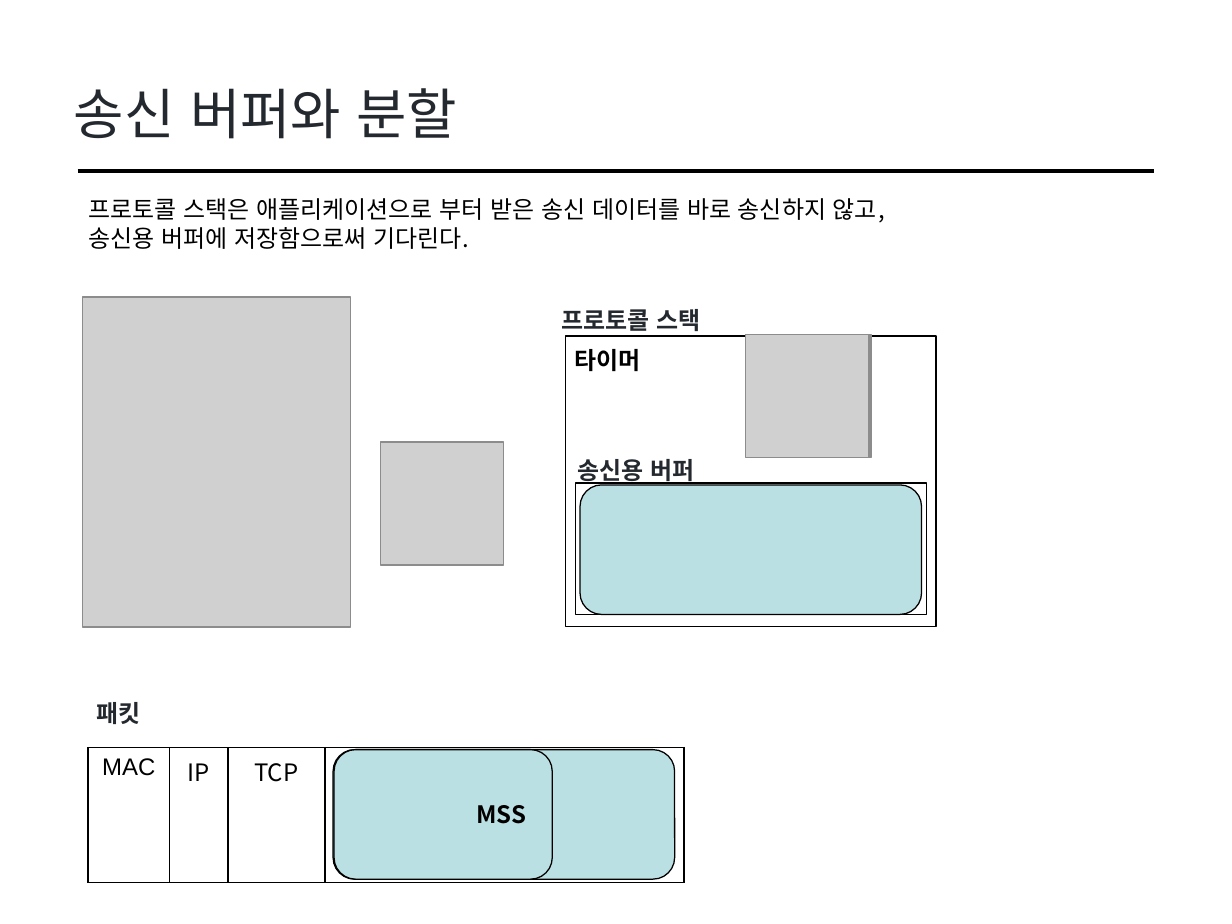
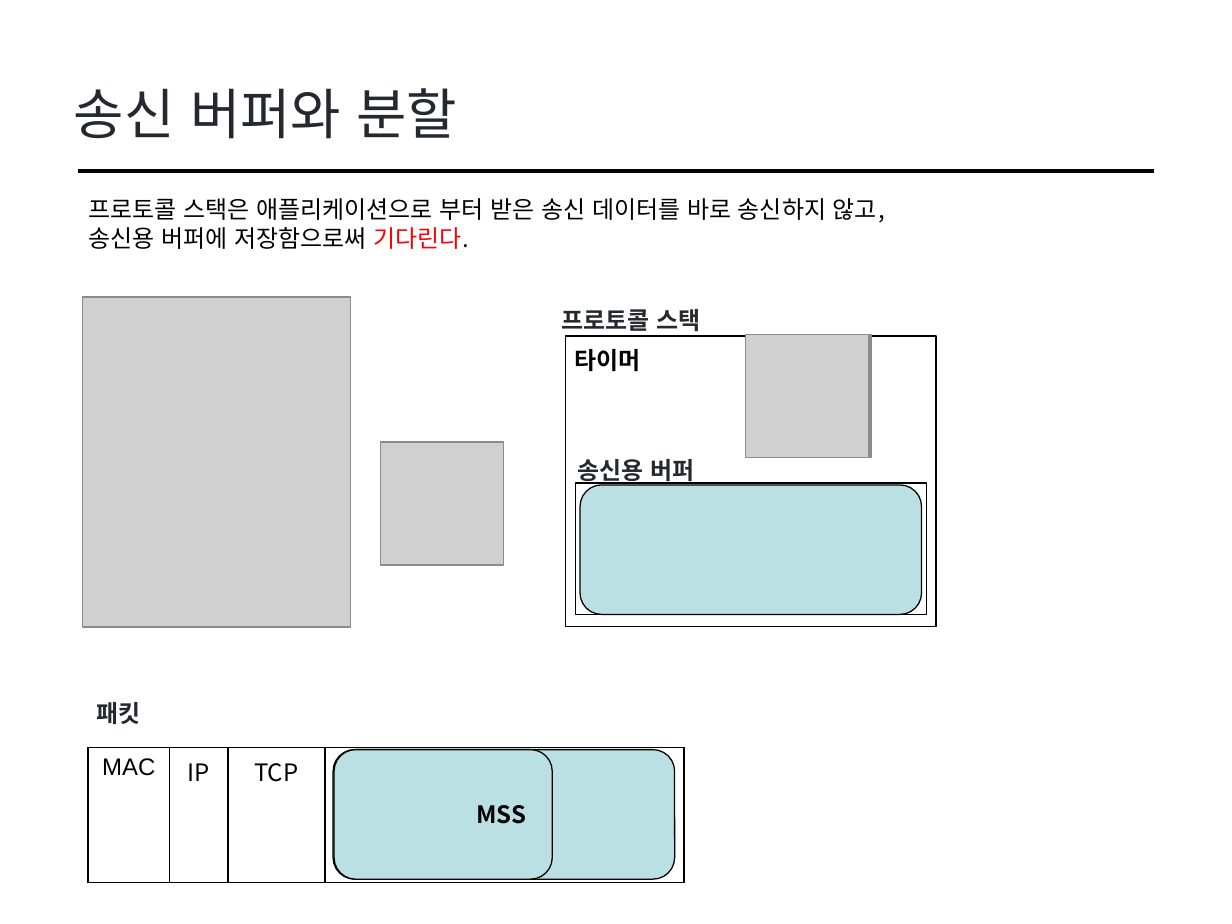
Before and after one commit to cs-study-org/cs-study, a slide deck: slide 12 of 11/yongki/ProtocolStackPart2.pptx. Drawn at 1232x924 pixels with LibreOffice and Linux fonts; fonts in the diff are those of the drawing; grey boxes stand for pictures. Boxes give left, top, right and bottom in pixels: in the first picture for what was removed or moved away, otherwise in the second. Text is boxed around its words. In the diff, an @@ line names an element or a change of style, - is before the commit and + after.

```diff
--- a/11/yongki/ProtocolStackPart2.pptx
+++ b/11/yongki/ProtocolStackPart2.pptx
@@ text "프로토콜 스택은 애플리케이션으로 부터 받은 ..." at box(88, 198, 885, 249): text colour #000000 to #FF0000 in "기다린다." @@
```
Also in this commit, not shown: 1 other slide changed, 1 other file.
